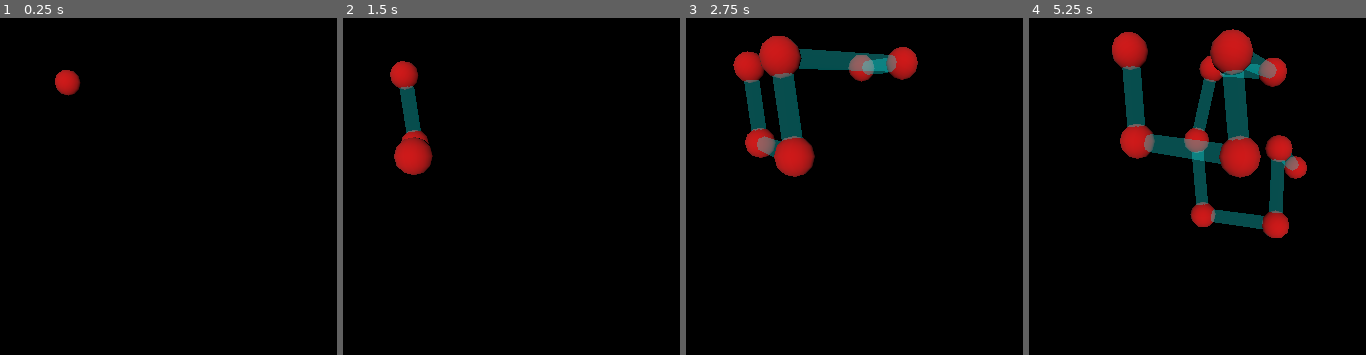
Above: before the commit, frames 1-4 (left to right).
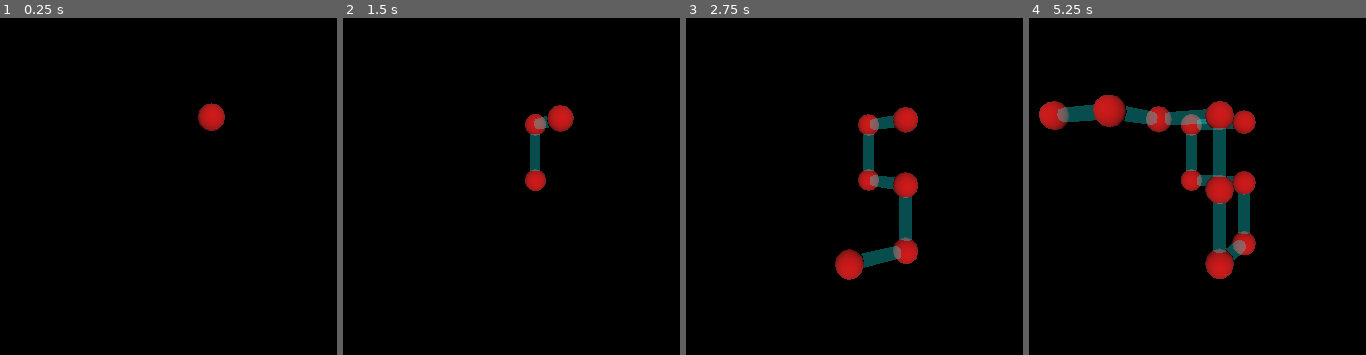
Above: after the commit, the same moments.

Repository: Goldenlion5648/GodotAnimations
Game: Godot game, scene res://main.tscn
Same seed, same stepped clock (60 frames per second), same inputs: the game is played once before the commit and once after it.
Inputs:
- Up to frame 1 (0.25 s): no input
- Up to frame 2 (1.5 s): no input
- Up to frame 3 (2.75 s): no input
- Up to frame 4 (5.25 s): no input

The runs differ from the first frame. In frame 1, 1.0% of the frame differs, in the area x 16-67%, y 15-34%; in frame 2, 3.7%; in frame 3, 12%; in frame 4, 18%, in the area x 2-83%, y 3-78%.

Commit message:
add thumbnail and update name

Diff:
--- a/connect_points.tscn
+++ b/connect_points.tscn
@@ -1,6 +1,21 @@
-[gd_scene load_steps=3 format=3 uid="uid://numinfagqnh0"]
+[gd_scene load_steps=3 format=3 uid="uid://mulfnhq7ll2b"]
 
-[ext_resource type="Script" path="res://other_example.gd" id="1_oi5uk"]
+[sub_resource type="GDScript" id="GDScript_ywaq1"]
+script/source = "@tool
+extends Node3D
+
+@export var line_radius = 0.3
+@export var line_resoultion = 180
+
+func _process(delta):
+	var circle = PackedVector2Array()
+	for degree in line_resoultion:
+		var x = line_radius * cos(PI * 2 * degree / line_resoultion)
+		var y = line_radius * sin(PI * 2 * degree / line_resoultion)
+		var coords = Vector2(x,y)
+		circle.append(coords)
+	$CSGPolygon3D.polygon = circle
+"
 
 [sub_resource type="Curve3D" id="Curve3D_bybf8"]
 _data = {
@@ -10,7 +25,7 @@
 point_count = 3
 
 [node name="Node3D" type="Node3D"]
-script = ExtResource("1_oi5uk")
+script = SubResource("GDScript_ywaq1")
 line_radius = 0.2
 line_resoultion = 5
 
--- a/graphing.gd
+++ b/graphing.gd
@@ -16,10 +16,12 @@
 		var noise = FastNoiseLite.new()
 		noise.noise_type = FastNoiseLite.NoiseType.TYPE_PERLIN
 #		noise.seed = i
-		noise.fractal_octaves = 5
+		noise.fractal_octaves = 9
+		noise.frequency = 0.03
 		noise.frequency = 0.013
 		noises.append(noise)
 	var children_made = []
+#	var value_offset_mult = 100
 	var value_offset_mult = 60
 	var centering_offset = Vector3(grid_dim * 1.0 / 2, grid_dim * 1.0 / 2, grid_dim * 1.0 / 2)
 	for x in range(grid_dim):
@@ -27,15 +29,19 @@
 			for z in range(grid_dim):
 				var z_pos = z
 				var current_point = sphere_point.instantiate() as CSGSphere3D
+
 				current_point.visible = false
 #				print(noises[0].get_noise_1d(x))
 #				print(noises[1].get_noise_1d(y))
 #				print(noises[2].get_noise_1d(z))
 				current_point.position = (Vector3(
-#							x, y, z
-							randf_range(-.2, .2) + noises[0].get_noise_3d(x, x, y) * value_offset_mult,
-							randf_range(-.2, .2) + noises[1].get_noise_3d(z, y, y) * value_offset_mult,
-							randf_range(-.2, .2) + noises[2].get_noise_3d(z, z, z) * value_offset_mult
+#							noises[0].get_noise_2d(x, y) * value_offset_mult,
+#							noises[1].get_noise_2d(z, y) * value_offset_mult,
+#							noises[2].get_noise_2d(x, z)  * value_offset_mult
+							x, y, z
+#							randf_range(-.5, .5) + noises[0].get_noise_3d(x, x, y) * value_offset_mult,
+#							randf_range(-.5, .5) + noises[1].get_noise_3d(z, y, y) * value_offset_mult,
+#							randf_range(-.5, .5) + noises[2].get_noise_3d(z, z, z) * value_offset_mult
 						) - centering_offset)
 				add_child(current_point)
 				children_made.append(current_point)
@@ -51,7 +57,7 @@
 	Globals.seed += 1
 	current_seed = 21
 	prints("current_seed", current_seed)
-	seed(current_seed)
+#	seed(current_seed)
 	all_children.shuffle()
 	var seen = {}
 	var current_node = all_children.pop_back()
@@ -62,8 +68,12 @@
 	for i in range(all_children.size()/lines_coming_off):
 		await get_tree().create_timer(.5).timeout
 #		print(all_children)
-		all_children.sort_custom(func(node_a: Node3D, node_b: Node3D):
-					return node_a.position.distance_to(prev.position) < node_b.position.distance_to(prev.position)
+		all_children.sort_custom(
+			func(node_a: Node3D, node_b: Node3D):
+				return (
+					node_a.position.distance_to(prev.position) <
+					node_b.position.distance_to(prev.position)
+				)
 		)
 		var chosen: Node3D
 		for j in range(lines_coming_off):
--- a/my_path_connections.gd
+++ b/my_path_connections.gd
@@ -20,12 +20,3 @@
 		var y_part = sin(2.0 * PI * i / line_3d_resolution) * line_3d_scale
 		result_polygon.append(Vector2(x_part, y_part))
 	$connecting_cube_csg.polygon = PackedVector2Array(result_polygon)
-
-# Called when the node enters the scene tree for the first time.
-func _ready() -> void:
-#	setup(Vector3(1, 1, 1), Vector3(2, 3, 3))
-	pass
-
-# Called every frame. 'delta' is the elapsed time since the previous frame.
-func _process(delta: float) -> void:
-	pass
--- a/other_example.gd
+++ /dev/null
@@ -1,14 +0,0 @@
-@tool
-extends Node3D
-
-@export var line_radius = 0.3
-@export var line_resoultion = 180
-
-func _process(delta):
-	var circle = PackedVector2Array()
-	for degree in line_resoultion:
-		var x = line_radius * cos(PI * 2 * degree / line_resoultion)
-		var y = line_radius * sin(PI * 2 * degree / line_resoultion)
-		var coords = Vector2(x,y)
-		circle.append(coords)
-	$CSGPolygon3D.polygon = circle
--- a/project.godot
+++ b/project.godot
@@ -10,10 +10,10 @@
 
 [application]
 
-config/name="Graphing"
+config/name="SatisfyingGraphAnimations"
 run/main_scene="res://main.tscn"
 config/features=PackedStringArray("4.1", "Forward Plus")
-config/icon="res://icon.svg"
+config/icon="res://thumbnail.png"
 
 [autoload]
 
--- a/texture_rect.tscn
+++ /dev/null
@@ -1,12 +0,0 @@
-[gd_scene load_steps=3 format=3 uid="uid://my84o5y2tftt"]
-
-[sub_resource type="FastNoiseLite" id="FastNoiseLite_cgpkg"]
-noise_type = 3
-
-[sub_resource type="NoiseTexture2D" id="NoiseTexture2D_f5hhs"]
-noise = SubResource("FastNoiseLite_cgpkg")
-
-[node name="TextureRect" type="TextureRect"]
-offset_right = 40.0
-offset_bottom = 40.0
-texture = SubResource("NoiseTexture2D_f5hhs")
Binary file added: thumbnail.png
Not shown, added: thumbnail.png.import
Not shown, changed: README.md
